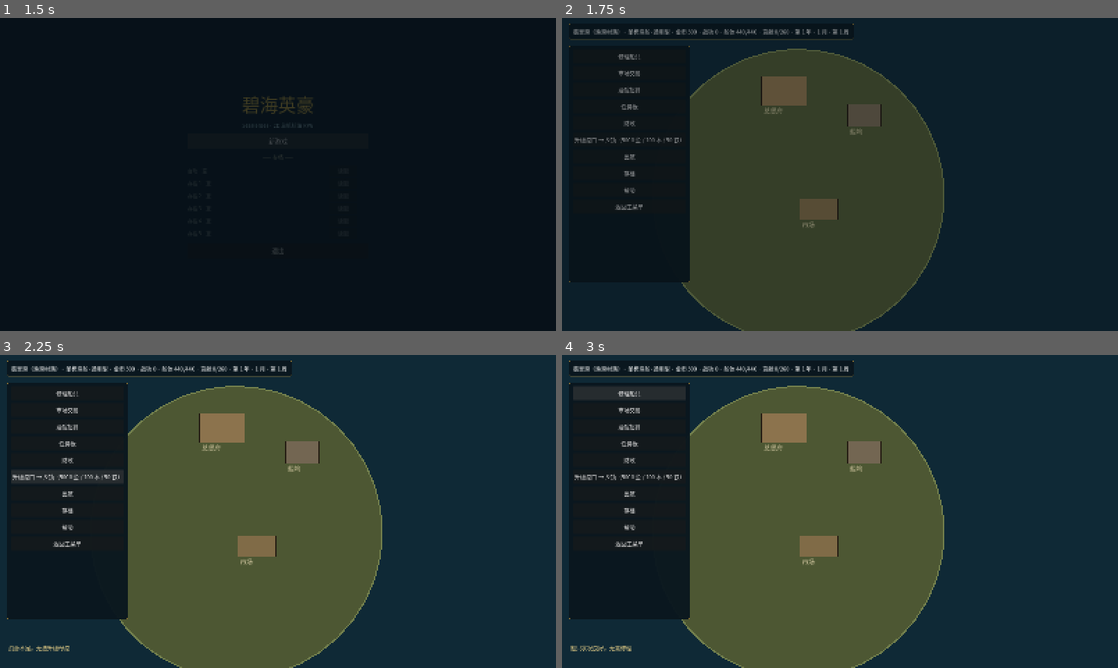
Above: before the commit, frames 1-4 (two rows, left to right).
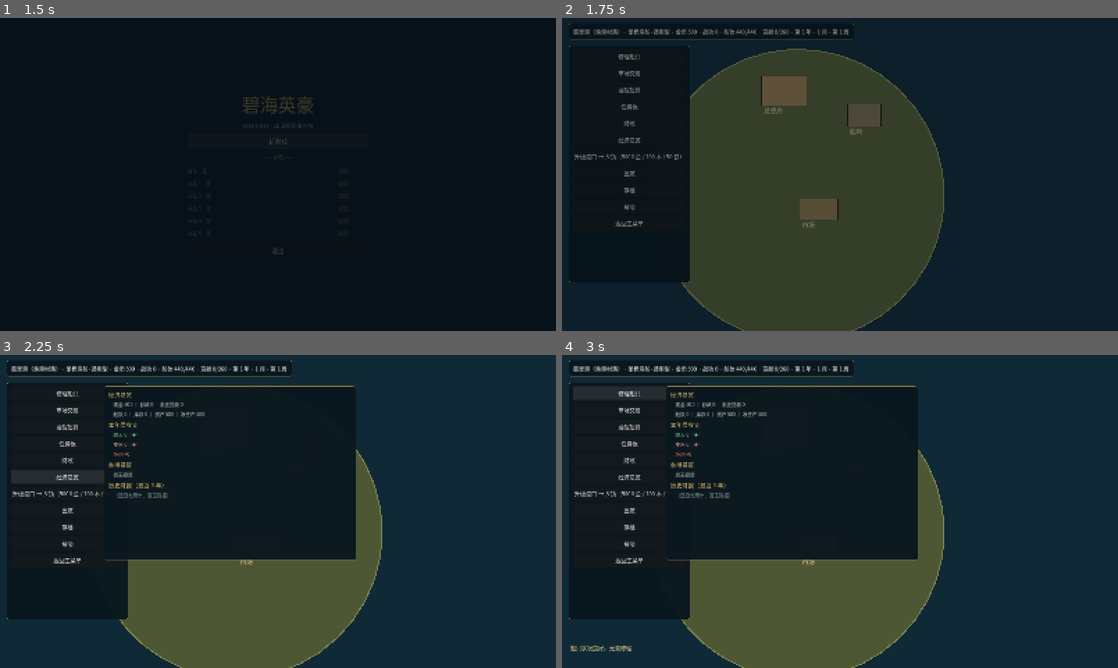
Above: after the commit, the same moments.

Repository: lucifermbbgh/OceanHero
Game: Godot game, scene res://scenes/main.tscn
Same seed, same stepped clock (60 frames per second), same inputs: the game is played once before the commit and once after it.
Inputs (mouse positions are in pixels of both pictures, inside the frame that each line leads up to):
- Up to frame 1 (1.5 s): tap Enter at 0.5 s; move the mouse to (400, 158) at 0.52 s; hold D (steer_right) 0.53-1.25 s; tap B at 0.6 s; click (400, 158) at 0.67 s; tap Space at 0.77 s; click "新游戏" at 1.25 s
- Up to frame 2 (1.75 s): no input
- Up to frame 3 (2.25 s): click (66, 477) at 2 s, where only the run after the commit has a clickable "经济总览"
- Up to frame 4 (3 s): click "修理船只" at 2.75 s

Frame 1 is identical in both runs. In frame 2, 0.5% of the frame differs, in the area x 2-22%, y 38-67%; in frame 3, 22%, in the area x 1-64%, y 9-95%; in frame 4, 22%.

Commit message:
feat(0.16.0~0.18.0-alpha): 差别定价、生产函数与经济总览、财务分析与年度财报
- 0.16：声望折扣四档（0 / 2 / 4 / 6%），只作用于买价，指标行显示档位
- 0.17：生产函数 production_curve / marginal_output；新增「经济总览」面板（资产/负债/净资产、年度收支、各港投资、历史财报）
- 0.18：财务记账（record_purchase/record_sale/record_income/record_expense）；跨年生成年度财报并播报；保留最近 5 年
- 版本号 0.18.0-alpha；单元 66 + 集成 544 全绿

Diff:
--- a/project.godot
+++ b/project.godot
@@ -15,7 +15,7 @@
 run/main_scene="res://scenes/main.tscn"
 config/features=PackedStringArray("4.7", "GL Compatibility")
 config/icon="res://icon.svg"
-config/version="0.15.0-alpha"
+config/version="0.18.0-alpha"
 [autoload]
 
 EventBus="*res://scripts/core/event_bus.gd"
--- a/scripts/base/base_scene.gd
+++ b/scripts/base/base_scene.gd
@@ -123,6 +123,7 @@
 	if GameState.home_has("reputation"):
 		_action_button(vb, "声望与战功", _toggle_rep)
 	_action_button(vb, "财政", _toggle_finance)
+	_action_button(vb, "经济总览", _toggle_overview)
 	if GameState.home_port_tier >= 3:
 		_action_button(vb, "银行", _toggle_bank)
 		_action_button(vb, "黑市", _toggle_black)
@@ -230,6 +231,22 @@
 	quest_list.add_theme_constant_override("separation", 5)
 	quest_list.custom_minimum_size = Vector2(710, 0)
 	qscroll.add_child(quest_list)
+
+	# 经济总览面板
+	overview_root = PanelContainer.new()
+	overview_root.position = Vector2(300, 90)
+	overview_root.custom_minimum_size = Vector2(720, 500)
+	overview_root.add_theme_stylebox_override("panel", _panel_style())
+	overview_root.visible = false
+	root.add_child(overview_root)
+	var oscroll := ScrollContainer.new()
+	oscroll.custom_minimum_size = Vector2(690, 470)
+	oscroll.horizontal_scroll_mode = ScrollContainer.SCROLL_MODE_DISABLED
+	overview_root.add_child(oscroll)
+	overview_list = VBoxContainer.new()
+	overview_list.add_theme_constant_override("separation", 6)
+	overview_list.custom_minimum_size = Vector2(670, 0)
+	oscroll.add_child(overview_list)
 
 	# 财政面板
 	finance_root = PanelContainer.new()
@@ -501,7 +518,9 @@
 			demand = float(port.demand.get(String(id), 1.0))
 			production = float(port.production.get(String(id), 1.0))
 		var mod := GameState.price_modifier(String(PORT_ID), id)
-		var bp := int(round(float(MarketModel.buy_price(c.base_price, stock, max_stock, demand)) * mod))
+		var rep_disc := GameState.rep_discount()
+		var bp := int(round(float(MarketModel.buy_price(c.base_price, stock, max_stock, demand))
+			* mod * (1.0 - rep_disc)))
 		var sp := int(round(float(MarketModel.sell_price(c.base_price, stock, max_stock, production))
 			* (1.0 + GameState.sell_bonus()) * mod))
 		var chg := GameState.price_change_pct(String(PORT_ID), id)
@@ -763,6 +782,8 @@
 	var line3 := "　　交叉弹性传导阈值 ±%d%%：涨跌幅超过该值才会影响关联商品（上限 ±%d%%）" % [
 		int(GameState.CROSS_THRESHOLD * 100.0), int(GameState.CROSS_CAP * 100.0)]
 	market_list.add_child(_cell(line3, 1400, Color(0.62, 0.7, 0.66)))
+	market_list.add_child(_cell("　　声望折扣：%d%%（%s）" % [int(GameState.rep_discount() * 100.0),
+		GameState.rep_discount_name()], 1400, Color(0.62, 0.7, 0.66)))
 	market_list.add_child(_cell("　　关联：朗姆酒↔香料（互补 0.4）　｜　谷物→朗姆酒（替代 -0.3）　｜　木材↔铁矿（互补 0.2）",
 		1400, Color(0.62, 0.7, 0.66)))
 
@@ -834,6 +855,7 @@
 const TIER_STOCK_REF := {1: 40, 2: 90, 3: 160}
 
 func _buy(cid: StringName, amount: int, price: int) -> void:
+	GameState.record_purchase(cid, amount, price * amount)
 	var c: Resource = DataRegistry.get_commodity(cid)
 	var total := price * amount
 	if GameState.gold < total:
@@ -861,6 +883,7 @@
 	_refresh()
 
 func _sell(cid: StringName, amount: int, price: int) -> void:
+	GameState.record_sale(cid, amount, price * amount)
 	var from_wh := market_target == "warehouse"
 	var have := int(GameState.warehouse.get(cid, 0)) if from_wh else int(GameState.cargo.get(cid, 0))
 	if have < amount:
@@ -1571,6 +1594,71 @@
 	_rebuild_tavern()
 
 ## 升级按钮文案：满级显示当前等级，否则显示所需资源
+# ---------------- 经济总览与财报（0.17 / 0.18） ----------------
+
+var overview_root: PanelContainer = null
+var overview_list: VBoxContainer = null
+
+func _toggle_overview() -> void:
+	if overview_root.visible:
+		overview_root.visible = false
+		return
+	_rebuild_overview()
+	overview_root.visible = true
+
+func _rebuild_overview() -> void:
+	for c in overview_list.get_children():
+		c.queue_free()
+	var fleet_v := 0
+	for sh in GameState.ships_owned:
+		if sh is Resource and sh.get("price") != null:
+			fleet_v += int(sh.get("price"))
+	var cargo_v := 0
+	for cid in GameState.cargo.keys():
+		var c: Resource = DataRegistry.get_commodity(cid)
+		if c != null:
+			cargo_v += int(c.base_price) * int(GameState.cargo[cid])
+	var assets := GameState.gold + GameState.bank_deposited() + fleet_v + cargo_v
+	var debt := GameState.loan_exposure()
+	_yard_title_to(overview_list, "经济总览")
+	overview_list.add_child(_lbl("　现金 %d ｜ 存款 %d ｜ 未还贷款 %d" % [
+		GameState.gold, GameState.bank_deposited(), debt], 700, Color(0.8, 0.85, 0.8)))
+	overview_list.add_child(_lbl("　船队 %d ｜ 库存 %d ｜ 资产 %d ｜ 净资产 %d" % [
+		fleet_v, cargo_v, assets, assets - debt], 700, Color(0.8, 0.85, 0.8)))
+
+	var s: Dictionary = GameState.finance_summary()
+	_yard_title_to(overview_list, "本年度收支")
+	var inc_parts: Array = []
+	for k in s["income"].keys():
+		inc_parts.append("%s %d" % [String(k), int(s["income"][k])])
+	var exp_parts: Array = []
+	for k in s["expense"].keys():
+		exp_parts.append("%s %d" % [String(k), int(s["expense"][k])])
+	overview_list.add_child(_lbl("　收入 %d（%s）" % [int(s["income_total"]),
+		" / ".join(inc_parts) if not inc_parts.is_empty() else "无"], 700, Color(0.55, 0.85, 0.6)))
+	overview_list.add_child(_lbl("　支出 %d（%s）" % [int(s["expense_total"]),
+		" / ".join(exp_parts) if not exp_parts.is_empty() else "无"], 700, Color(0.9, 0.6, 0.55)))
+	var net := int(s["net"])
+	overview_list.add_child(_lbl("　净利 %+d" % net, 700,
+		Color(0.92, 0.45, 0.42) if net >= 0 else Color(0.45, 0.85, 0.55)))
+
+	_yard_title_to(overview_list, "各港投资")
+	var inv_parts: Array = []
+	for k in GameState.island_investment.keys():
+		var v := int(GameState.island_investment[k])
+		if v > 0:
+			inv_parts.append("%s %d" % [String(k), v])
+	overview_list.add_child(_lbl("　" + ("　｜　".join(inv_parts) if not inv_parts.is_empty() else "尚无投资"),
+		700, Color(0.78, 0.84, 0.8)))
+
+	_yard_title_to(overview_list, "历史财报（最近 5 年）")
+	if GameState.reports.is_empty():
+		overview_list.add_child(_lbl("　（还没有跨年，暂无财报）", 500, Color(0.55, 0.6, 0.6)))
+	for r in GameState.reports:
+		overview_list.add_child(_lbl("　第 %d 年：收入 %d · 支出 %d · 净利 %+d · 净资产 %d" % [
+			int(r.get("year", 0)), int(r.get("income_total", 0)), int(r.get("expense_total", 0)),
+			int(r.get("net", 0)), int(r.get("net_worth", 0))], 700, Color(0.8, 0.85, 0.8)))
+
 # ---------------- 财政（0.15） ----------------
 
 var finance_root: PanelContainer = null
@@ -1582,6 +1670,13 @@
 		return
 	_rebuild_finance()
 	finance_root.visible = true
+
+## 建筑产出（生产函数）
+func _building_output_line(name: String, level: int, exponent: float) -> String:
+	var em = load("res://scripts/systems/econ_math.gd")
+	var out: float = em.production_curve(100.0, level, exponent)
+	var marg: float = em.marginal_output(100.0, level, exponent)
+	return "%s Lv%d · 产出 %.0f · 升级 +%.0f" % [name, level, out, marg]
 
 func _rebuild_finance() -> void:
 	for c in finance_list.get_children():
--- a/scripts/core/game_state.gd
+++ b/scripts/core/game_state.gd
@@ -760,6 +760,125 @@
 
 func cargo_free() -> float:
 	return maxf(0.0, float(cargo_capacity()) - cargo_used())
+
+# ---------------- 差别定价与财务（0.16~0.18） ----------------
+
+## 声望折扣：按最高阵营声望给买价优惠
+const REP_DISCOUNTS := [0.0, 0.02, 0.04, 0.06]
+const REP_THRESHOLDS := [0, 1000, 3000, 6000]
+
+func best_rep() -> int:
+	var best := 0
+	for f in FACTIONS:
+		best = maxi(best, rep_of(f))
+	return best
+
+func rep_discount() -> float:
+	var r := best_rep()
+	if r >= REP_THRESHOLDS[3]:
+		return REP_DISCOUNTS[3]
+	if r >= REP_THRESHOLDS[2]:
+		return REP_DISCOUNTS[2]
+	if r >= REP_THRESHOLDS[1]:
+		return REP_DISCOUNTS[1]
+	return REP_DISCOUNTS[0]
+
+func rep_discount_name() -> String:
+	var r := best_rep()
+	if r >= REP_THRESHOLDS[3]:
+		return "自家人"
+	if r >= REP_THRESHOLDS[2]:
+		return "老主顾"
+	if r >= REP_THRESHOLDS[1]:
+		return "熟客"
+	return "陌生人"
+
+# ---- 财务记账（按自然年） ----
+
+var finance: Dictionary = {}      # {purchases:{cid:{qty,cost}}, sales:{cid:{qty,revenue}}, income:{}, expense:{}}
+var reports: Array = []           # 历年财报
+var report_year := 0              # 已出过财报的年份
+
+func _fin_year_reset() -> void:
+	finance = {"purchases": {}, "sales": {}, "income": {}, "expense": {}}
+
+func finance_reset() -> void:
+	_fin_year_reset()
+	reports.clear()
+	report_year = 0
+
+func record_purchase(cid: StringName, qty: int, cost: int) -> void:
+	if not finance.has("purchases"):
+		_fin_year_reset()
+	var e: Dictionary = finance["purchases"].get(String(cid), {"qty": 0, "cost": 0})
+	e["qty"] = int(e["qty"]) + qty
+	e["cost"] = int(e["cost"]) + cost
+	finance["purchases"][String(cid)] = e
+	record_expense("采购", cost)
+
+func record_sale(cid: StringName, qty: int, revenue: int) -> void:
+	if not finance.has("sales"):
+		_fin_year_reset()
+	var e: Dictionary = finance["sales"].get(String(cid), {"qty": 0, "revenue": 0})
+	e["qty"] = int(e["qty"]) + qty
+	e["revenue"] = int(e["revenue"]) + revenue
+	finance["sales"][String(cid)] = e
+	record_income("贸易", revenue)
+
+func record_income(kind: String, amount: int) -> void:
+	if not finance.has("income"):
+		_fin_year_reset()
+	finance["income"][kind] = int(finance["income"].get(kind, 0)) + maxi(0, amount)
+
+func record_expense(kind: String, amount: int) -> void:
+	if not finance.has("expense"):
+		_fin_year_reset()
+	finance["expense"][kind] = int(finance["expense"].get(kind, 0)) + maxi(0, amount)
+
+## 汇总：{income_total, expense_total, net, income:{}, expense:{}}
+func finance_summary() -> Dictionary:
+	if not finance.has("income"):
+		_fin_year_reset()
+	var inc := 0
+	for k in finance.get("income", {}).keys():
+		inc += int(finance["income"][k])
+	var exp := 0
+	for k in finance.get("expense", {}).keys():
+		exp += int(finance["expense"][k])
+	return {"income_total": inc, "expense_total": exp, "net": inc - exp,
+		"income": finance.get("income", {}).duplicate(),
+		"expense": finance.get("expense", {}).duplicate()}
+
+## 生成年度财报（跨年时调用）
+func make_annual_report(year: int) -> Dictionary:
+	var s := finance_summary()
+	var assets := gold + bank_deposited()
+	var fleet_value := 0
+	for sh in ships_owned:
+		if sh is Resource and sh.get("price") != null:
+			fleet_value += int(sh.get("price"))
+	var cargo_value := 0
+	for cid in cargo.keys():
+		var c: Resource = DataRegistry.get_commodity(cid)
+		if c != null:
+			cargo_value += int(c.base_price) * int(cargo[cid])
+	var debt := loan_exposure()
+	var rep_dict := {
+		"year": year, "income": s["income"], "expense": s["expense"],
+		"income_total": s["income_total"], "expense_total": s["expense_total"],
+		"net": s["net"], "purchases": finance.get("purchases", {}).duplicate(),
+		"sales": finance.get("sales", {}).duplicate(),
+		"cash": gold, "deposit": bank_deposited(), "fleet": fleet_value,
+		"cargo": cargo_value, "debt": debt,
+		"assets": assets + fleet_value + cargo_value,
+		"net_worth": assets + fleet_value + cargo_value - debt,
+	}
+	reports.append(rep_dict)
+	while reports.size() > 5:
+		reports.pop_front()
+	report_year = year
+	_fin_year_reset()
+	return rep_dict
 
 # ---------------- 成本结构（0.15） ----------------
 
--- a/scripts/systems/econ_math.gd
+++ b/scripts/systems/econ_math.gd
@@ -67,6 +67,14 @@
 		step: float = 1000.0) -> float:
 	return diminishing_discount(invested + step, cap, max_discount, k) - diminishing_discount(invested, cap, max_discount, k)
 
+## 生产函数：产出 = base × level^exponent
+static func production_curve(base_output: float, level: int, exponent: float) -> float:
+	return base_output * pow(float(maxi(1, level)), exponent)
+
+## 边际产量：升级一级多出的产出
+static func marginal_output(base_output: float, level: int, exponent: float) -> float:
+	return production_curve(base_output, level + 1, exponent) - production_curve(base_output, level, exponent)
+
 ## 涨价幅度（正数=涨）
 static func change_pct(old_value: float, new_value: float) -> float:
 	if is_zero_approx(old_value):
--- a/scripts/systems/world_tick.gd
+++ b/scripts/systems/world_tick.gd
@@ -40,6 +40,17 @@
 					EventBus.ticker.emit("贷款到期已还清：-%d" % int(be.get("amount", 0)))
 				"bankrupt":
 					EventBus.ticker.emit("破产！存款与现金清零，海军声望归零")
+		# 年度财报：跨年后第一次周结算生成
+		var cur_year: int = TimeService.year()
+		if cur_year > GameState.report_year and GameState.report_year > 0:
+			var rep: Dictionary = GameState.make_annual_report(GameState.report_year)
+			EventBus.ticker.emit("第 %d 年财报：收入 %d · 支出 %d · 净利 %+d" % [
+				int(rep.get("year", 0)), int(rep.get("income_total", 0)),
+				int(rep.get("expense_total", 0)), int(rep.get("net", 0))])
+		elif GameState.report_year == 0:
+			GameState.report_year = cur_year
+		# 维护费计入财务支出
+		GameState.record_expense("维护", int(GameState.weekly_upkeep().get("total", 0)))
 		# 市场：事件推进与价格漂移
 		var new_events: Array = GameState.tick_market(week_index)
 		for ev in new_events:
--- a/tests/integration/run.gd
+++ b/tests/integration/run.gd
@@ -27,6 +27,7 @@
 	await _test_exchange()
 	await _test_cross_port()
 	await _test_quest_board()
+	await _test_finance_v018()
 	await _test_cost_scale_v015()
 	await _test_decision_aid_v014()
 	await _test_market_ui_v0131()
@@ -634,6 +635,51 @@
 	for i in range(n):
 		await get_tree().physics_frame
 
+# ---------------- 差别定价 / 生产 / 财务（0.16~0.18） ----------------
+func _test_finance_v018() -> void:
+	print("\n[差别定价与财务]")
+	var em = load("res://scripts/systems/econ_math.gd")
+	# 生产函数
+	_ok(is_equal_approx(em.production_curve(100.0, 1, 1.0), 100.0), "Lv1 产出 = 基础")
+	_ok(em.production_curve(100.0, 2, 1.0) > 150.0, "Lv2 线性增长")
+	_ok(em.marginal_output(100.0, 1, 1.0) > 0.0, "边际产量为正")
+
+	# 声望折扣
+	GameState.reset_new_game()
+	_ok(is_equal_approx(GameState.rep_discount(), 0.0), "无声望无折扣", str(GameState.rep_discount()))
+	_ok(GameState.rep_discount_name() == "陌生人", "档位名：陌生人")
+	GameState.reputation["royal_navy"] = 3000
+	_ok(is_equal_approx(GameState.rep_discount(), 0.04), "声望 3000 → 4%", str(GameState.rep_discount()))
+	_ok(GameState.rep_discount_name() == "老主顾", "档位名：老主顾")
+	GameState.reputation["royal_navy"] = 8000
+	_ok(is_equal_approx(GameState.rep_discount(), 0.06), "声望 8000 → 6%（上限）")
+
+	# 财务记账
+	GameState.reset_new_game()
+	GameState.finance_reset()
+	GameState.record_purchase(&"grain", 100, 1000)
+	GameState.record_sale(&"grain", 100, 1500)
+	GameState.record_income("战利品", 300)
+	GameState.record_expense("维护", 200)
+	var s: Dictionary = GameState.finance_summary()
+	_ok(int(s["income_total"]) == 1800, "收入 = 销售 1500 + 战利品 300", str(s["income_total"]))
+	_ok(int(s["expense_total"]) == 1200, "支出 = 采购 1000 + 维护 200", str(s["expense_total"]))
+	_ok(int(s["net"]) == 600, "净利 = 600", str(s["net"]))
+
+	# 年度财报
+	GameState.add_gold(5000)
+	var rep: Dictionary = GameState.make_annual_report(1)
+	_ok(int(rep.get("year", 0)) == 1, "财报年份正确")
+	_ok(int(rep.get("net", 0)) == 600, "财报净利与汇总一致")
+	_ok(int(rep.get("net_worth", 0)) > 0, "净资产为正")
+	_ok(GameState.reports.size() == 1, "财报已存档")
+	_ok(GameState.finance_summary()["income_total"] == 0, "出报表后本年账目清零")
+
+	# 最多保留 5 年
+	for y in range(2, 9):
+		GameState.make_annual_report(y)
+	_ok(GameState.reports.size() == 5, "只保留最近 5 年", str(GameState.reports.size()))
+
 # ---------------- 成本与规模（0.15.0） ----------------
 func _test_cost_scale_v015() -> void:
 	print("\n[成本与规模]")
Not shown, added: docs/版本文档/0.16.0-alpha-升级说明.md
Not shown, added: docs/版本文档/0.17.0-alpha-升级说明.md
Not shown, added: docs/版本文档/0.18.0-alpha-升级说明.md
Not shown, changed: docs/版本文档/变更记录.md
Not shown, changed: docs/版本文档/版本规划.md
